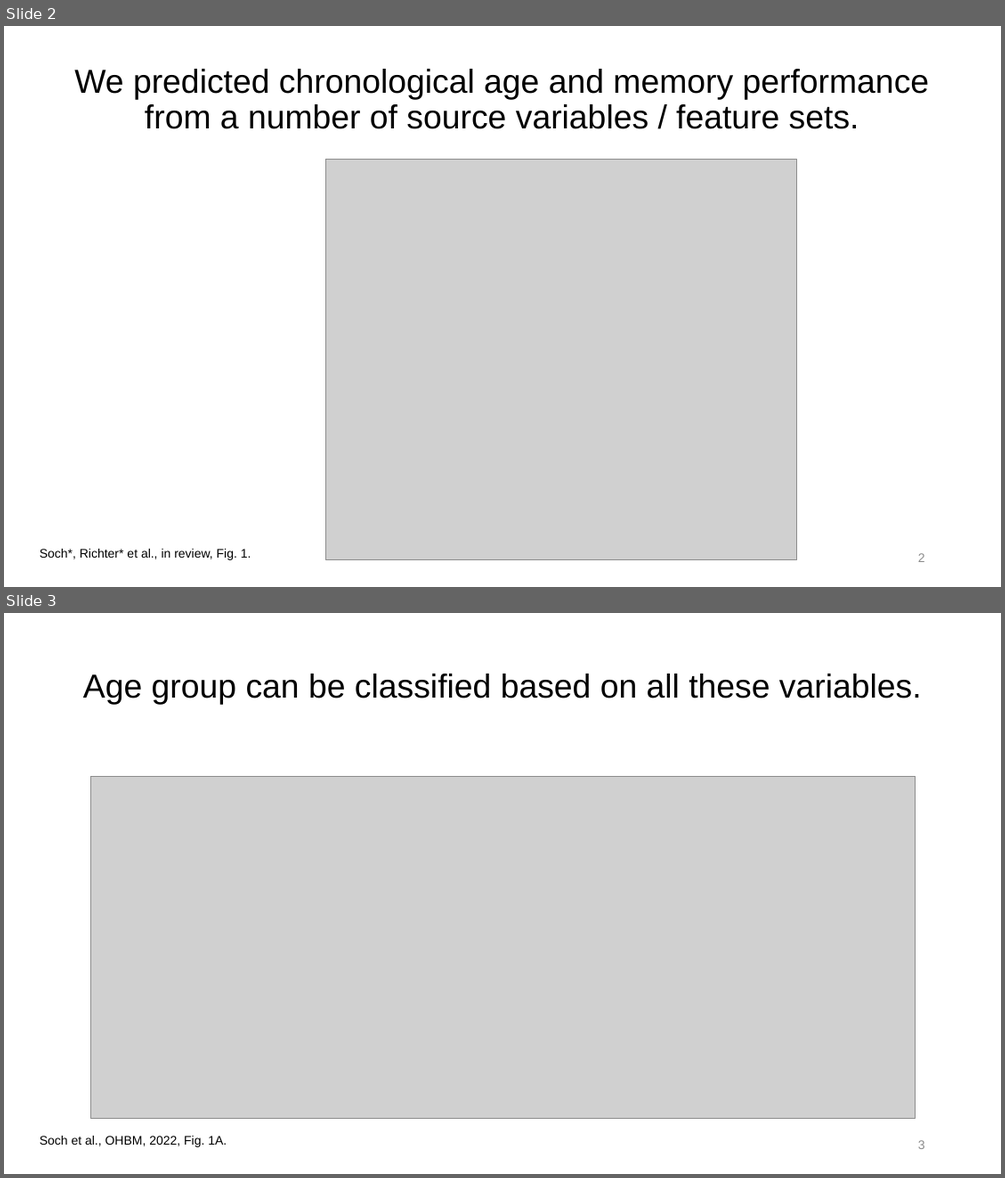
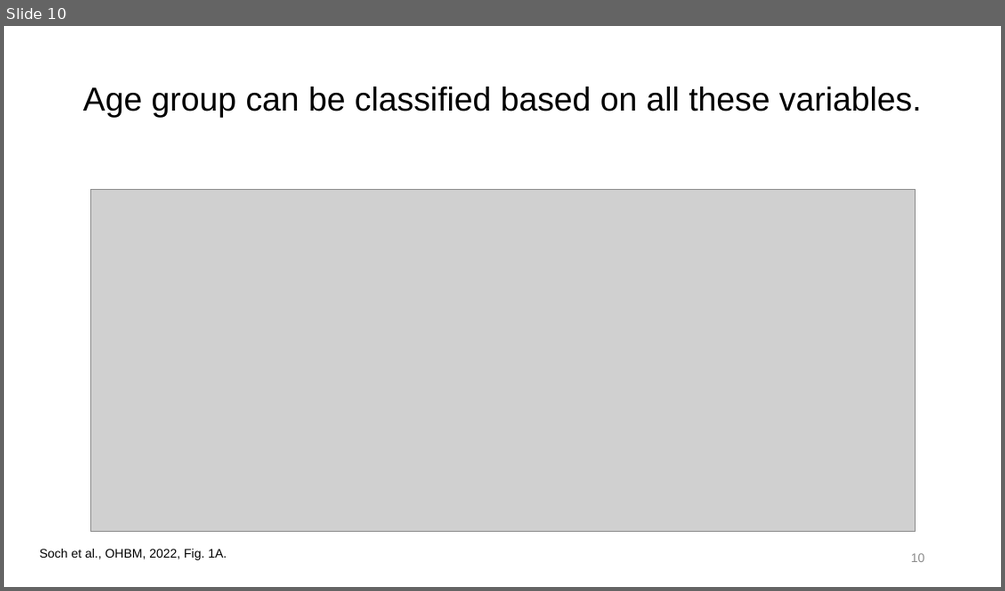
Before and after one commit to JoramSoch/OHBM_2022, a slide deck: Talks/OHBM_2022_Talk_B_FADE.pptx. Shown one above the other, each under a label of ours: slides 2 and 3 before the commit, slide 10 after it. The pictures are 1005x1178 and 1005x591 pixels, drawn with LibreOffice and Linux fonts; fonts in the diff are those of the drawing; grey boxes stand for pictures. Boxes give left, top, right and bottom in pixels: in the first picture for what was removed or moved away, otherwise in the second. Text is boxed around its words. In the diff, an @@ line names an element or a change of style, - is before the commit and + after.

```diff
--- a/Talks/OHBM_2022_Talk_B_FADE.pptx
+++ b/Talks/OHBM_2022_Talk_B_FADE.pptx
@@ slide 2 removed at (4, 26, 1001, 587), background #FFFFFF @@
@@ title removed at (74, 69, 930, 129) @@
-We predicted chronological age and memory performance
-from a number of source variables / feature sets.
@@ picture removed at (326, 160, 797, 559) @@
@@ text removed at (40, 548, 251, 560) @@
-Soch*, Richter* et al., in review, Fig. 1.
@@ page number removed at (918, 553, 925, 562) @@
-2
@@ what was slide 3 is now slide 10 @@
@@ page number at (911, 553, 925, 562): text changed @@
-3
+10
```
Also in this commit, not shown: 3 slides changed, 11 slides added, 2 other files.
